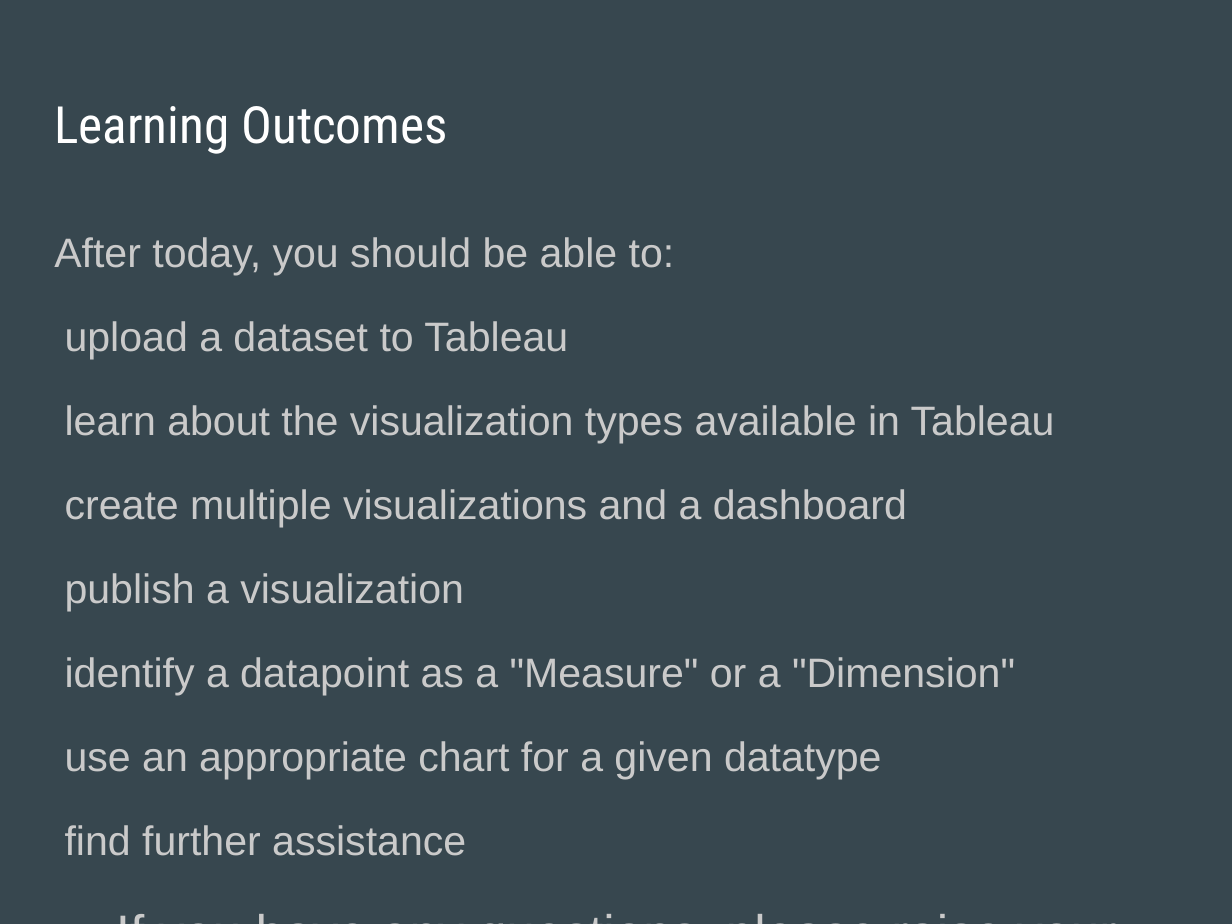
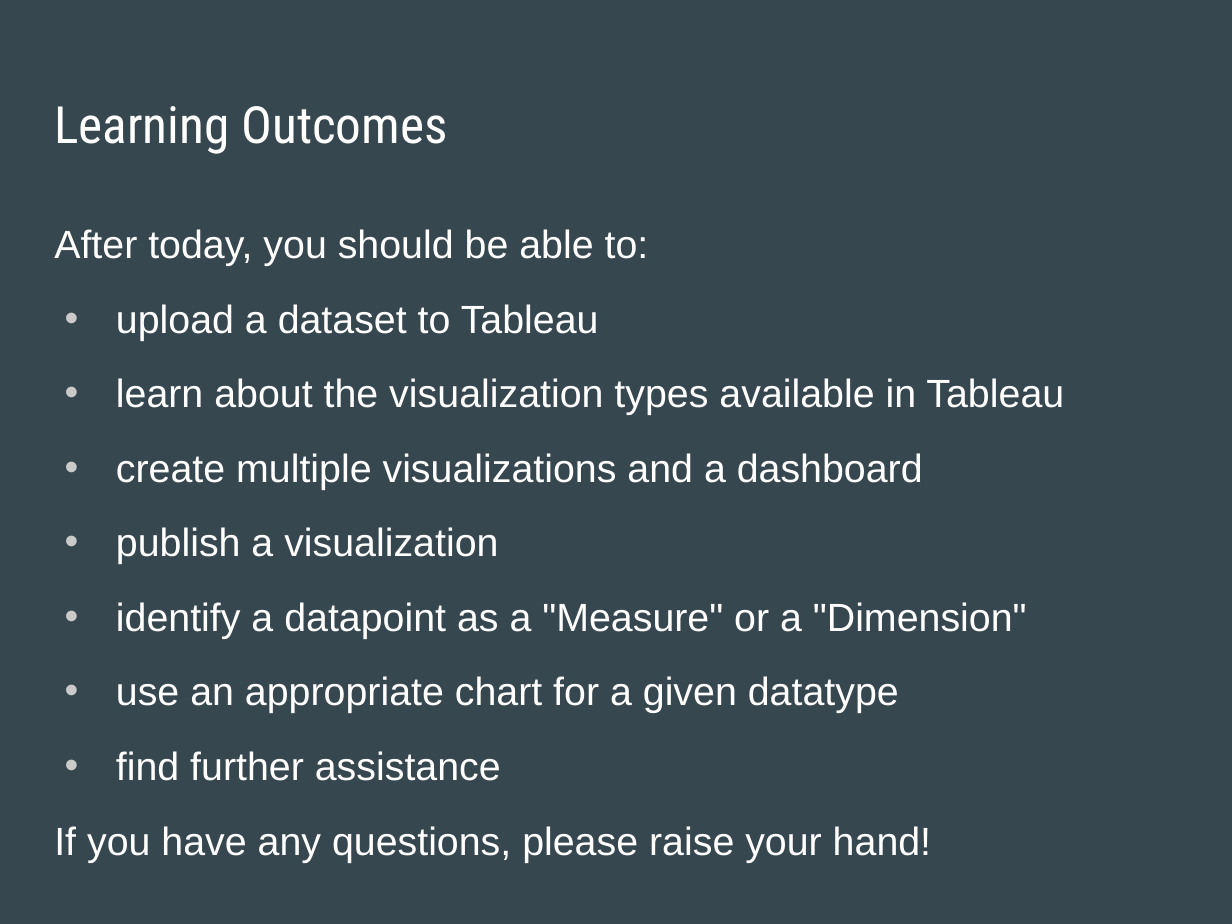
Before and after one commit to NCSU-Libraries/data-viz-workshops, a slide deck: slide 3 of Slides.pptx. Drawn at 1232x924 pixels with LibreOffice and Linux fonts; fonts in the diff are those of the drawing. Boxes give left, top, right and bottom in pixels: in the first picture for what was removed or moved away, otherwise in the second. Text is boxed around its words. In the diff, an @@ line names an element or a change of style, - is before the commit and + after.

```diff
--- a/Slides.pptx
+++ b/Slides.pptx
@@ text "After today, you should be ..." at [54, 229, 1064, 862]: size 24 to 23 pt in "After today, you should be able to:", "upload a dataset to Tableau", "learn about the visualization types available in ...", "create multiple visualizations and a dashboard" and 4 more places; text colour #CACACA to #FFFFFF; size 30 to 23 pt in "If you have any questions, please raise ..."; line spacing 1.15 to 1; bullet none to • @@
```
Also in this commit, not shown: 3 other slides changed, 1 other file.
